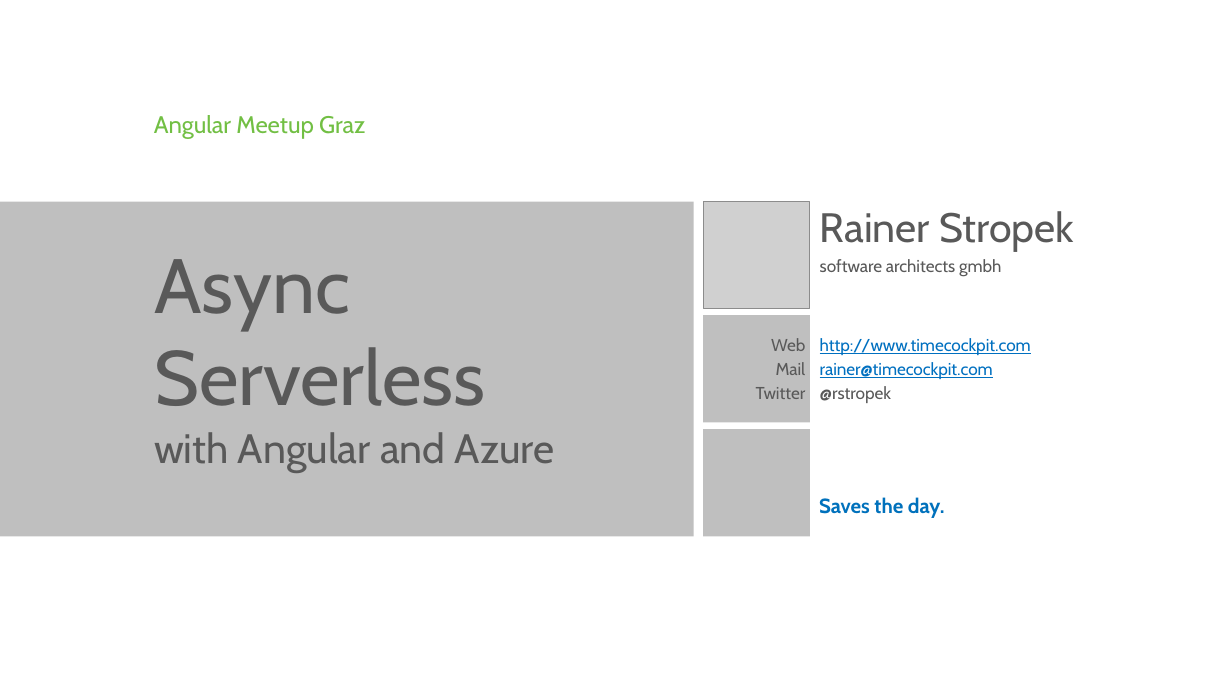
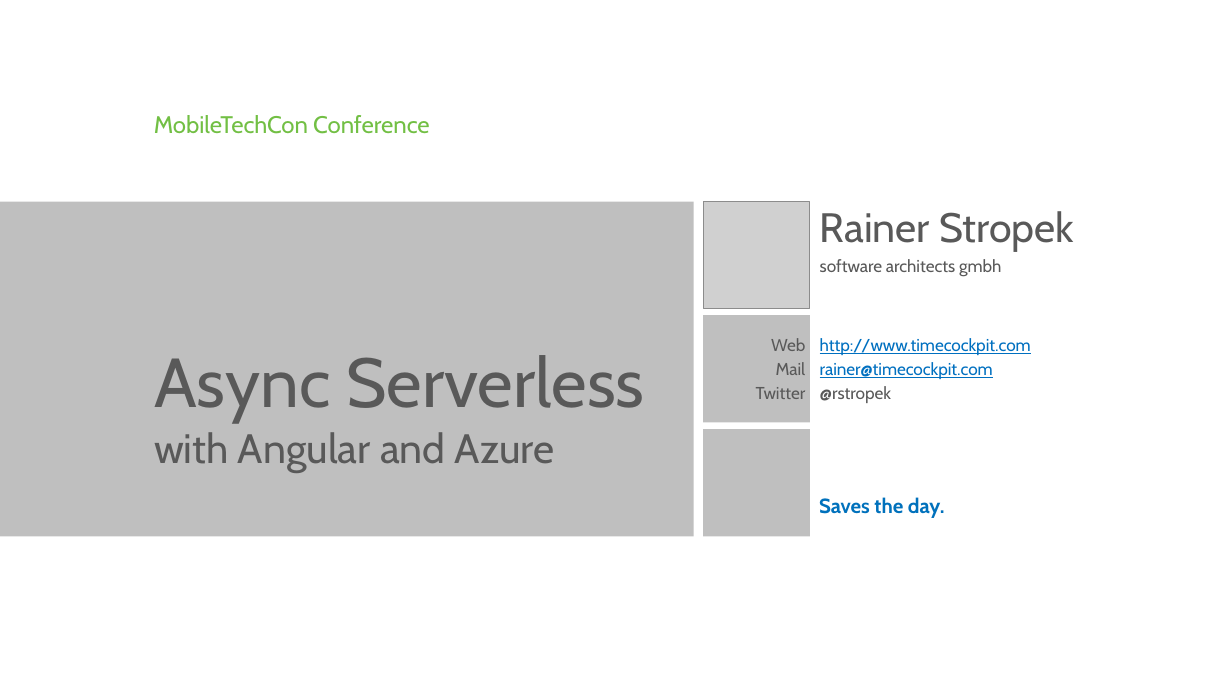
Before and after one commit to rstropek/Samples, a slide deck: slide 1 of AsyncAngular/Slides/AsyncServerless.pptx. Drawn at 1232x693 pixels with LibreOffice and Linux fonts; fonts in the diff are those of the drawing; grey boxes stand for pictures; background and template pictures are left out. Boxes give left, top, right and bottom in pixels: in the first picture for what was removed or moved away, otherwise in the second. Text is boxed around its words. In the diff, an @@ line names an element or a change of style, - is before the commit and + after.

Commit message:
Update slides for async Angular

```diff
--- a/AsyncAngular/Slides/AsyncServerless.pptx
+++ b/AsyncAngular/Slides/AsyncServerless.pptx
@@ text at bbox=[154, 115, 429, 134]: text changed @@
-Angular Meetup Graz
+MobileTechCon Conference
@@ title "Async Serverless" at bbox=[154, 355, 644, 423]: size 60 to 54 pt @@
```
Also in this commit, not shown: 2 other slides changed, 2 slides removed.
